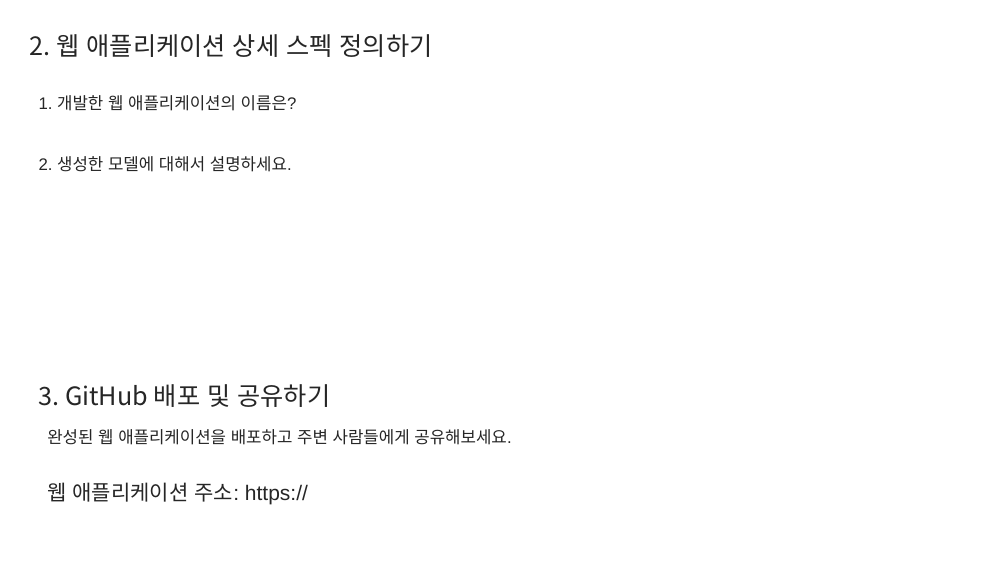
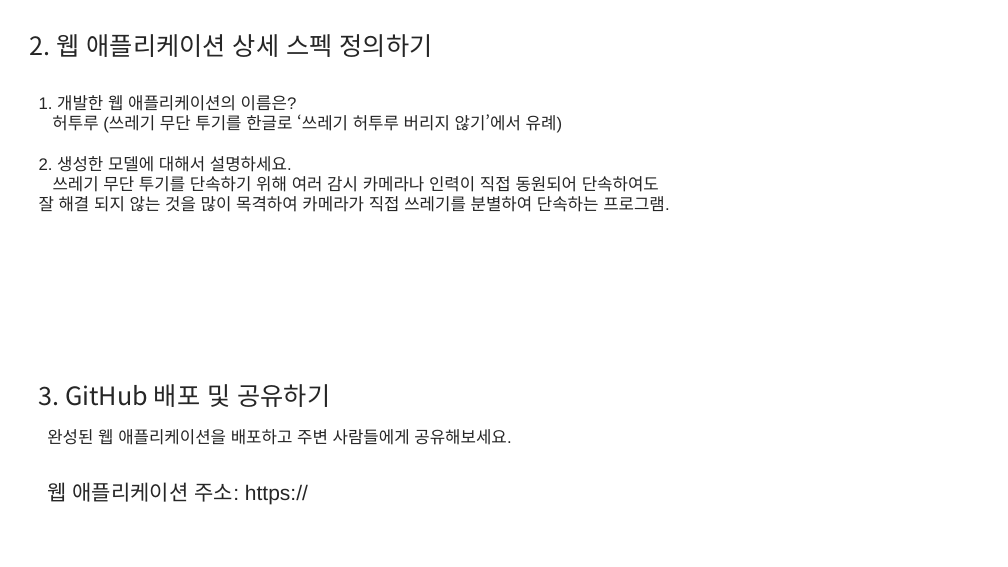
Before and after one commit to wonnem/leehyewon, a slide deck: slide 3 of Report.pptx. Drawn at 1008x567 pixels with LibreOffice and Linux fonts; fonts in the diff are those of the drawing. Boxes give left, top, right and bottom in pixels: in the first picture for what was removed or moved away, otherwise in the second. Text is boxed around its words. In the diff, an @@ line names an element or a change of style, - is before the commit and + after.

```diff
--- a/Report.pptx
+++ b/Report.pptx
@@ text at (39, 95, 670, 212): text changed @@
-1. 개발한 웹 애플리케이션의 이름은?
-2. 생성한 모델에 대해서 설명하세요.
+1. 개발한 웹 애플리케이션의 이름은?
+허투루 (쓰레기 무단 투기를 한글로 ‘쓰레기 허투루 버리지 않기’에서 유례)
+2. 생성한 모델에 대해서 설명하세요.
+쓰레기 무단 투기를 단속하기 위해 여러 감시 카메라나 인력이 직접 동원되어 단속하여도
+잘 해결 되지 않는 것을 많이 목격하여 카메라가 직접 쓰레기를 분별하여 단속하는 프로그램.
```
Also in this commit, not shown: 1 other slide changed.
